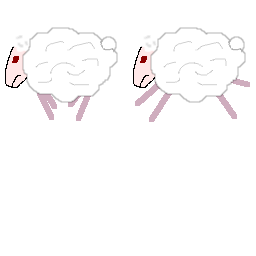
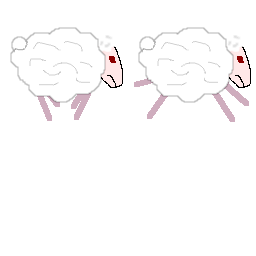
Revision of a layered (256, 256) image; what changed, layer by layer:
painted on "Pasted Layer #1" over [133, 27, 251, 122]
painted on "Pasted Layer" over [5, 27, 123, 121]
